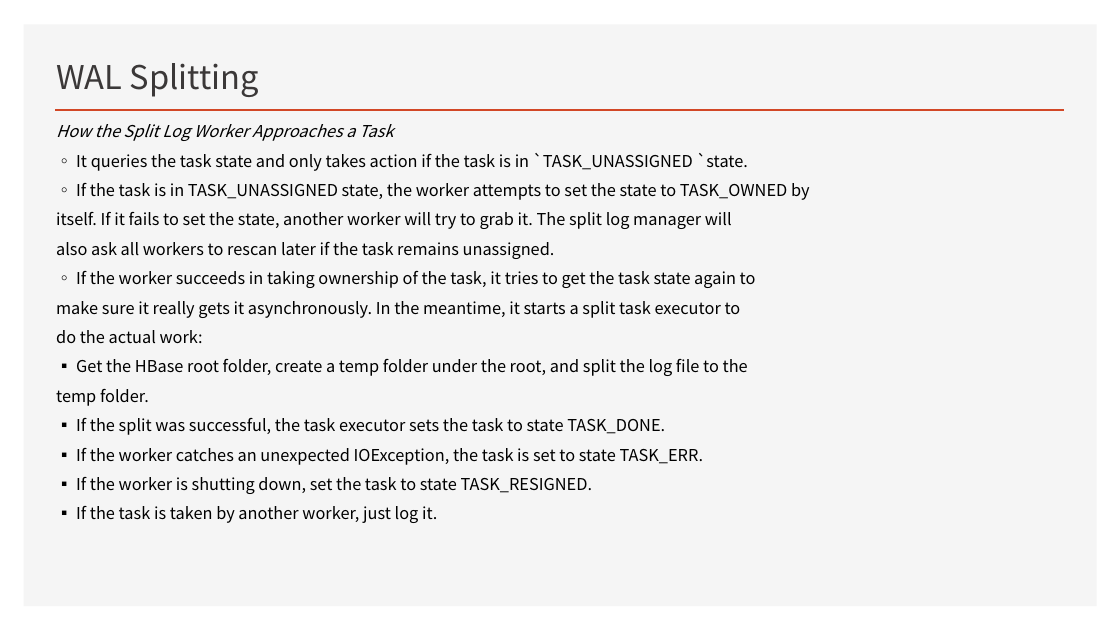
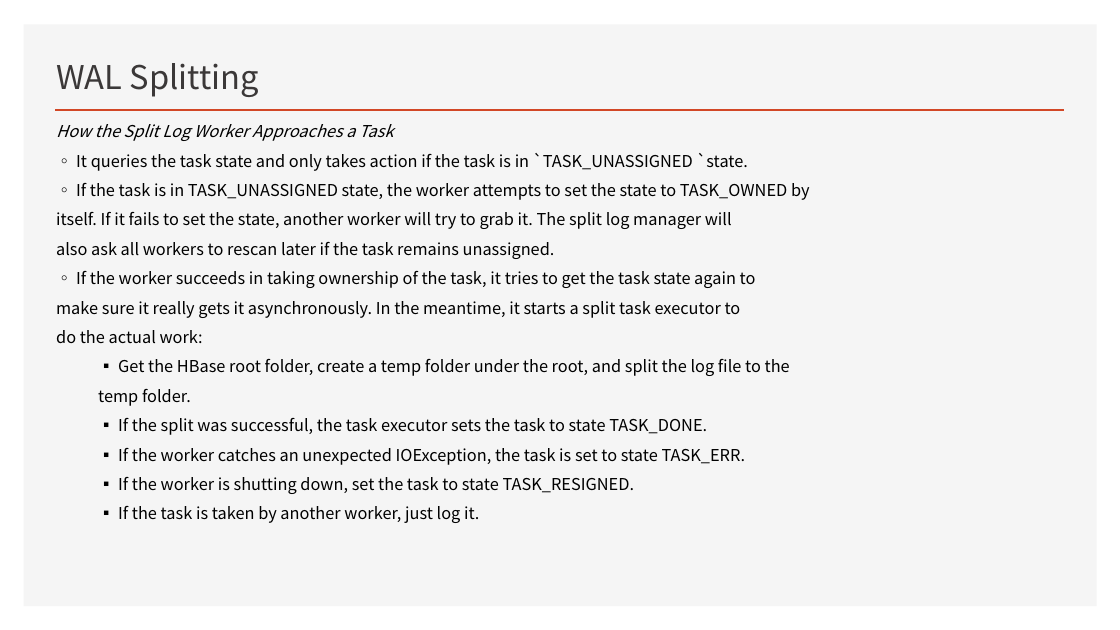
Before and after one commit to Zhangwusheng/Zhangwusheng.github.io, a slide deck: slide 30 of _posts/Hbase基本原理副本.pptx. Drawn at 1120x630 pixels with LibreOffice and Linux fonts; fonts in the diff are those of the drawing. Boxes give left, top, right and bottom in pixels: in the first picture for what was removed or moved away, otherwise in the second. Text is boxed around its words. In the diff, an @@ line names an element or a change of style, - is before the commit and + after.

```diff
--- a/_posts/Hbase基本原理副本.pptx
+++ b/_posts/Hbase基本原理副本.pptx
@@ text at [56,124,810,523]: text changed @@
-How the Split Log Worker Approaches a Task
-◦ It queries the task state and only takes action if the task is in `TASK_UNASSIGNED `state.
-◦ If the task is in TASK_UNASSIGNED state, the worker attempts to set the state to TASK_OWNED by
-itself. If it fails to set the state, another worker will try to grab it. The split log manager will
-also ask all workers to rescan later if the task remains unassigned.
-◦ If the worker succeeds in taking ownership of the task, it tries to get the task state again to
-make sure it really gets it asynchronously. In the meantime, it starts a split task executor to
-do the actual work:
-▪ Get the HBase root folder, create a temp folder under the root, and split the log file to the
-temp folder.
-▪ If the split was successful, the task executor sets the task to state TASK_DONE.
-▪ If the worker catches an unexpected IOException, the task is set to state TASK_ERR.
-▪ If the worker is shutting down, set the task to state TASK_RESIGNED.
-▪ If the task is taken by another worker, just log it.
+How the Split Log Worker Approaches a Task
+◦ It queries the task state and only takes action if the task is in `TASK_UNASSIGNED `state.
+◦ If the task is in TASK_UNASSIGNED state, the worker attempts to set the state to TASK_OWNED by
+itself. If it fails to set the state, another worker will try to grab it. The split log manager will
+also ask all workers to rescan later if the task remains unassigned.
+◦ If the worker succeeds in taking ownership of the task, it tries to get the task state again to
+make sure it really gets it asynchronously. In the meantime, it starts a split task executor to
+do the actual work:
+  ▪ Get the HBase root folder, create a temp folder under the root, and split the log file to the
+  temp folder.
+  ▪ If the split was successful, the task executor sets the task to state TASK_DONE.
+  ▪ If the worker catches an unexpected IOException, the task is set to state TASK_ERR.
+  ▪ If the worker is shutting down, set the task to state TASK_RESIGNED.
+  ▪ If the task is taken by another worker, just log it.
```
Also in this commit, not shown: 18 other slides changed, 3 slides removed.
